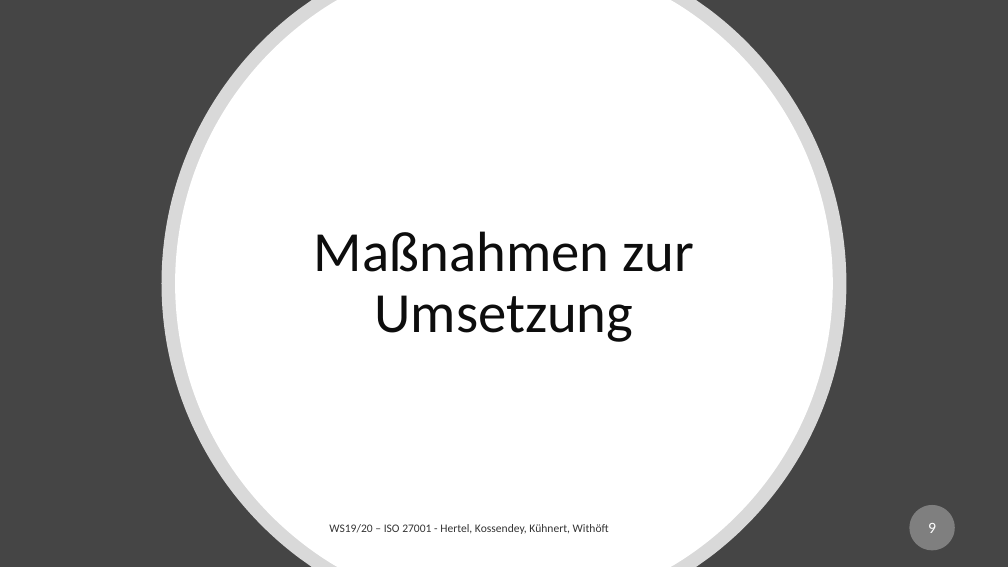
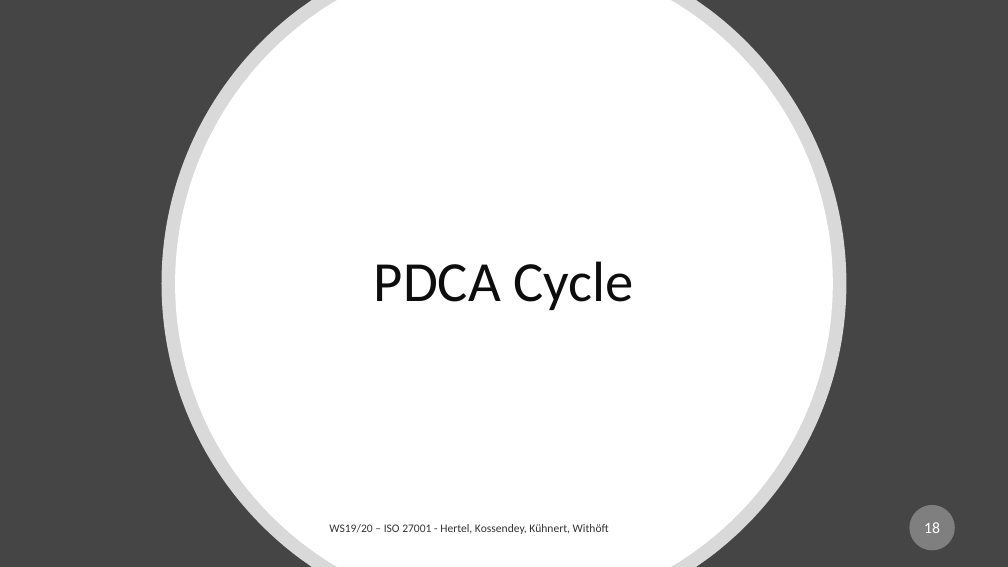
Before and after one commit to mwithoeft/SicherheitUndZuverlaessigkeit, a slide deck: slide 18 of merged.pptx (slide 9 before the commit). Drawn at 1008x567 pixels with LibreOffice and Linux fonts; fonts in the diff are those of the drawing. Boxes give left, top, right and bottom in pixels: in the first picture for what was removed or moved away, otherwise in the second. Text is boxed around its words. In the diff, an @@ line names an element or a change of style, - is before the commit and + after.

```diff
--- a/merged.pptx
+++ b/merged.pptx
@@ title at (374, 261, 634, 310): text changed @@
-Maßnahmen zur Umsetzung
+PDCA Cycle
@@ page number at (924, 522, 940, 533): text changed @@
-9
+18
```
Also in this commit, not shown: 1 other slide changed, 8 slides added.
